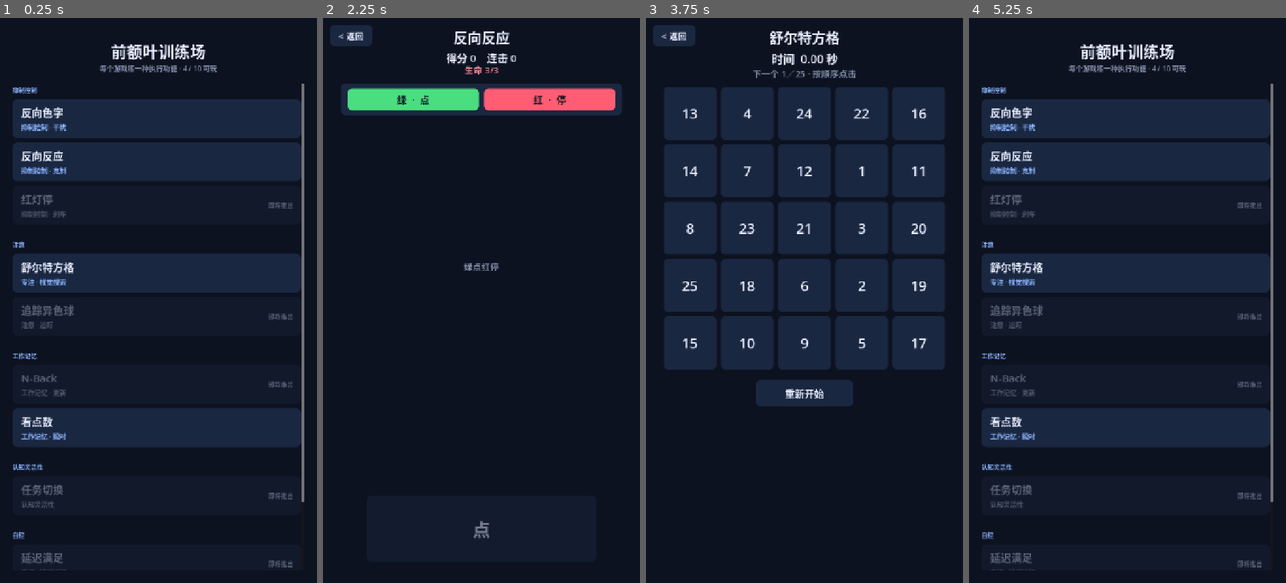
Above: before the commit, frames 1-4 (left to right).
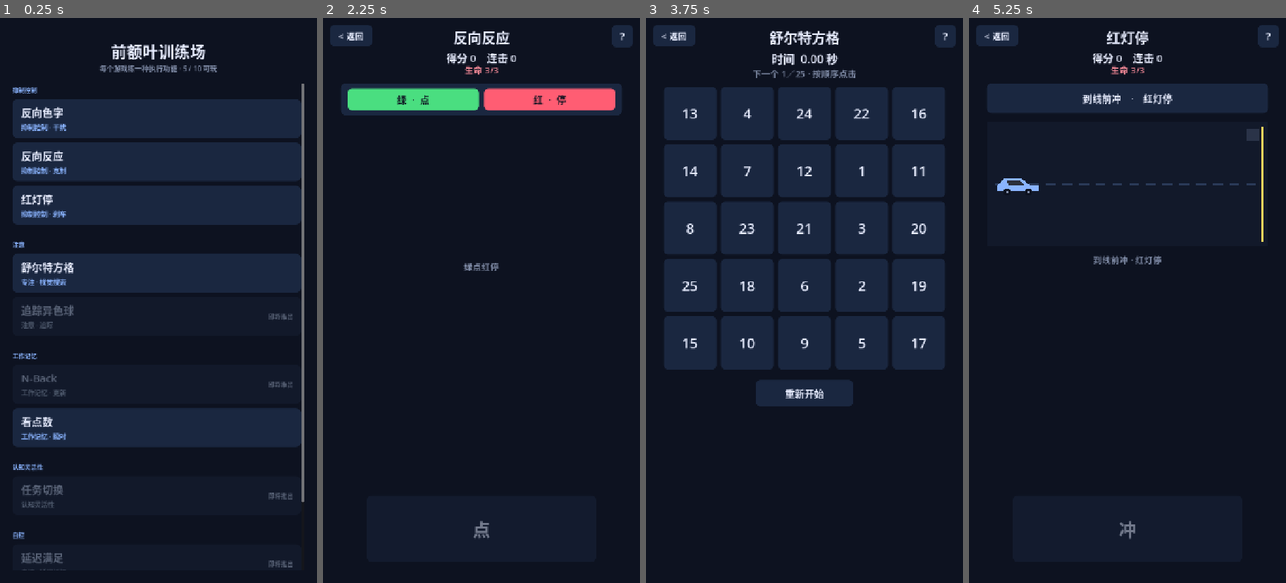
Above: after the commit, the same moments.

Repository: JeffGu98/PrefrontalCortexGame
Game: Godot game, scene res://scenes/Hub.tscn
Two runs of this game, one before a commit and one after it. Both use one fixed random seed, a clock stepped at 60 frames per second and the inputs below.
Inputs (mouse positions are in pixels of both pictures, inside the frame that each line leads up to):
- Up to frame 1 (0.25 s): no input
- Up to frame 2 (2.25 s): click (478, 119) at 0.52 s; click "< 返回" at 1.25 s; click (478, 159) at 2.02 s
- Up to frame 3 (3.75 s): click "< 返回" at 2.75 s; click (801, 272) at 3.52 s
- Up to frame 4 (5.25 s): click "< 返回" at 4.25 s; click (1124, 204) at 5.02 s

The runs differ from the first frame. In frame 1, 0.4% of the frame differs, in the area x 6-93%, y 8-36%; in frame 2, 0.3%; in frame 3, 0.3%; in frame 4, 22%, in the area x 2-98%, y 1-98%.

Commit message:
Add Stop-signal, in-game help, and always-conflict Stroop.
红灯停补齐抑制控制三件套；右上角问号暂停并展示玩法；反向色字不再出现字色一致的试次。

Diff:
--- /dev/null
+++ b/scenes/StopSignal.tscn
@@ -0,0 +1,6 @@
+[gd_scene load_steps=2 format=3]
+
+[ext_resource type="Script" path="res://scripts/StopSignal.gd" id="1_stopsignal"]
+
+[node name="StopSignal" type="Control"]
+script = ExtResource("1_stopsignal")
--- a/scripts/Dots.gd
+++ b/scripts/Dots.gd
@@ -47,6 +47,7 @@
 
 func _init() -> void:
 	title_text = "看点数"
+	help_text = "圆点会短暂闪过，消失后用底部键盘输入你看到的数量。\n完全正确得分最高；只差 1 个也有一半分。一局 60 秒。\n进场先有一秒准备。闪现时键盘会变淡，消失后再输入。"
 
 
 func _build_game() -> void:
--- a/scripts/GameBase.gd
+++ b/scripts/GameBase.gd
@@ -1,11 +1,15 @@
 extends Control
-## Shared scaffolding for every mini-game: dark background, back button, title.
+## Shared scaffolding for every mini-game: dark background, back, title, help.
 
 
 const HUB_SCENE := "res://scenes/Hub.tscn"
 const BG_COLOR := Color("#0d1220")
 
 var title_text := ""
+var help_text := ""
+
+var _help_overlay: Control
+var _help_open := false
 
 
 func _ready() -> void:
@@ -14,7 +18,9 @@
 	_build_back_button()
 	if title_text != "":
 		_build_title()
+	_build_help_button()
 	_build_game()
+	_build_help_overlay()
 
 
 func _build_background() -> void:
@@ -56,7 +62,119 @@
 	pass
 
 
+func _build_help_button() -> void:
+	if help_text == "":
+		return
+	var btn := Button.new()
+	btn.text = "?"
+	btn.focus_mode = Control.FOCUS_NONE
+	btn.process_mode = Node.PROCESS_MODE_ALWAYS
+	btn.z_index = 110
+	btn.set_anchors_and_offsets_preset(Control.PRESET_TOP_RIGHT)
+	btn.offset_left = -64
+	btn.offset_top = 16
+	btn.offset_right = -16
+	btn.offset_bottom = 64
+	btn.add_theme_font_size_override("font_size", 24)
+	btn.add_theme_color_override("font_color", Color("#e8edff"))
+	_style_button(btn, Color("#1a2740"))
+	btn.pressed.connect(_toggle_help)
+	add_child(btn)
+
+
+func _build_help_overlay() -> void:
+	if help_text == "":
+		return
+	_help_overlay = HelpLayer.new()
+	_help_overlay.visible = false
+	_help_overlay.process_mode = Node.PROCESS_MODE_ALWAYS
+	_help_overlay.z_index = 100
+	_help_overlay.set_anchors_and_offsets_preset(Control.PRESET_FULL_RECT)
+	_help_overlay.closed.connect(_hide_help)
+	add_child(_help_overlay)
+
+	var dim := ColorRect.new()
+	dim.color = Color(0, 0, 0, 0.62)
+	dim.set_anchors_and_offsets_preset(Control.PRESET_FULL_RECT)
+	dim.gui_input.connect(_on_help_dim_input)
+	_help_overlay.add_child(dim)
+
+	var card := Panel.new()
+	var style := StyleBoxFlat.new()
+	style.bg_color = Color("#1a2740")
+	style.set_corner_radius_all(14)
+	card.add_theme_stylebox_override("panel", style)
+	card.anchor_left = 0.08
+	card.anchor_right = 0.92
+	card.anchor_top = 0.22
+	card.anchor_bottom = 0.78
+	card.mouse_filter = Control.MOUSE_FILTER_STOP
+	_help_overlay.add_child(card)
+
+	var box := VBoxContainer.new()
+	box.set_anchors_and_offsets_preset(Control.PRESET_FULL_RECT)
+	box.offset_left = 28
+	box.offset_right = -28
+	box.offset_top = 24
+	box.offset_bottom = -24
+	box.add_theme_constant_override("separation", 16)
+	card.add_child(box)
+
+	var heading := _make_label("玩法", 28, Color("#e8edff"))
+	heading.horizontal_alignment = HORIZONTAL_ALIGNMENT_CENTER
+	box.add_child(heading)
+
+	if title_text != "":
+		var sub := _make_label(title_text, 16, Color("#8ab4ff"))
+		sub.horizontal_alignment = HORIZONTAL_ALIGNMENT_CENTER
+		box.add_child(sub)
+
+	var body := _make_label(help_text, 20, Color("#e8edff"))
+	body.autowrap_mode = TextServer.AUTOWRAP_WORD_SMART
+	body.size_flags_vertical = Control.SIZE_EXPAND_FILL
+	box.add_child(body)
+
+	var close_btn := Button.new()
+	close_btn.text = "知道了"
+	close_btn.custom_minimum_size = Vector2(0, 56)
+	close_btn.add_theme_font_size_override("font_size", 22)
+	close_btn.add_theme_color_override("font_color", Color("#0d1220"))
+	_style_button(close_btn, Color("#4ade80"))
+	close_btn.pressed.connect(_hide_help)
+	box.add_child(close_btn)
+
+
+func _toggle_help() -> void:
+	if _help_open:
+		_hide_help()
+	else:
+		_show_help()
+
+
+func _show_help() -> void:
+	if _help_overlay == null:
+		return
+	_help_open = true
+	_help_overlay.visible = true
+	_help_overlay.move_to_front()
+	get_tree().paused = true
+
+
+func _hide_help() -> void:
+	_help_open = false
+	if _help_overlay != null:
+		_help_overlay.visible = false
+	get_tree().paused = false
+
+
+func _on_help_dim_input(event: InputEvent) -> void:
+	var mouse := event as InputEventMouseButton
+	if mouse != null and mouse.pressed and mouse.button_index == MOUSE_BUTTON_LEFT:
+		_hide_help()
+
+
 func _go_back() -> void:
+	get_tree().paused = false
 	get_tree().change_scene_to_file(HUB_SCENE)
 
 
@@ -101,3 +219,15 @@
 	btn.pressed.connect(callback)
 	add_child(btn)
 	return btn
+
+
+class HelpLayer extends Control:
+	signal closed
+
+	func _input(event: InputEvent) -> void:
+		if not visible:
+			return
+		var key := event as InputEventKey
+		if key != null and key.pressed and not key.echo and key.keycode == KEY_ESCAPE:
+			closed.emit()
+			get_viewport().set_input_as_handled()
--- a/scripts/GoNoGo.gd
+++ b/scripts/GoNoGo.gd
@@ -45,6 +45,7 @@
 
 func _init() -> void:
 	title_text = "反向反应"
+	help_text = "圆出现之后再决定点不点。点圆或底部「点」都可以。\n默认：绿圆要点，红圆不要点。点中绿圆得 10 分，红圆忍住得 15 分。\n点了不该点的、或该点却没点，都扣一命。连对多次后规则会反转，看顶部色块上的「点 / 停」。"
 
 
 func _build_game() -> void:
--- a/scripts/Hub.gd
+++ b/scripts/Hub.gd
@@ -5,7 +5,7 @@
 const GAMES := [
 	{"title": "反向色字", "func": "抑制控制 · 干扰", "group": "抑制控制", "scene": "res://scenes/Stroop.tscn", "built": true},
 	{"title": "反向反应", "func": "抑制控制 · 克制", "group": "抑制控制", "scene": "res://scenes/GoNoGo.tscn", "built": true},
-	{"title": "红灯停", "func": "抑制控制 · 刹车", "group": "抑制控制", "scene": "", "built": false},
+	{"title": "红灯停", "func": "抑制控制 · 刹车", "group": "抑制控制", "scene": "res://scenes/StopSignal.tscn", "built": true},
 	{"title": "舒尔特方格", "func": "专注 · 视觉搜索", "group": "注意", "scene": "res://scenes/Schulte.tscn", "built": true},
 	{"title": "追踪异色球", "func": "注意 · 追踪", "group": "注意", "scene": "", "built": false},
 	{"title": "N-Back", "func": "工作记忆 · 更新", "group": "工作记忆", "scene": "", "built": false},
--- a/scripts/Schulte.gd
+++ b/scripts/Schulte.gd
@@ -30,6 +30,7 @@
 
 func _init() -> void:
 	title_text = "舒尔特方格"
+	help_text = "5×5 格子里随机排着 1 到 25。从 1 开始按顺序点，越快越好。\n点错会闪红并计入失误，但不用从头来。\n第一次点击开始计时，点完 25 看用时。"
 
 
 func _build_game() -> void:
--- /dev/null
+++ b/scripts/StopSignal.gd
@@ -0,0 +1,442 @@
+extends "res://scripts/GameBase.gd"
+## 红灯停 Stop-signal：车在开，到线前要冲；中途亮红灯就必须急刹。
+
+
+const LIVES := 3
+const READY_TIME := 1.0
+const GAP_MIN := 0.55
+const GAP_MAX := 0.9
+const FEEDBACK_TIME := 0.45
+const TRAVEL_MIN := 1.2
+const TRAVEL_MAX := 2.0
+const STOP_RATIO := 0.25
+const STOP_AT_MIN := 0.4
+const STOP_AT_MAX := 0.7
+const STOP_HOLD := 0.5
+const MAX_GO_STREAK := 4
+const SCORE_GO := 10
+const SCORE_STOP := 20
+const BEST_PATH := "user://stopsignal_best.cfg"
+const CAR_SIZE := Vector2(110, 52)
+
+enum Phase { READY, GAP, DRIVE, FEEDBACK, OVER }
+
+var phase := Phase.READY
+var phase_left := 0.0
+var score := 0
+var lives := LIVES
+var streak := 0
+var best_score := 0
+var consecutive_go := 0
+var last_was_stop := false
+
+var is_stop := false
+var stop_at := 0.55
+var travel_time := 1.5
+var drive_elapsed := 0.0
+var red_on := false
+var red_elapsed := 0.0
+var progress := 0.0
+
+var score_label: Label
+var lives_label: Label
+var hint_label: Label
+var rule_label: Label
+var track: TrackView
+var car: CarView
+var light: ColorRect
+var tap_btn: Button
+var restart_button: Button
+
+
+func _init() -> void:
+	title_text = "红灯停"
+	help_text = "小车从左开向右边的终点线。到线之前点「冲」（或点赛道）。\n大多数时候要冲过去。若中途突然亮红灯，必须立刻停手。\n冲过终点得 10 分；红灯亮后忍住得 20 分。红灯时还冲、或绿灯没冲，都扣命。"
+
+
+func _build_game() -> void:
+	_load_best()
+	_build_hud()
+	_build_rule()
+	_build_track()
+	_build_tap()
+	_layout_board()
+	_start_round()
+
+
+func _build_hud() -> void:
+	score_label = _make_label("", 24, Color("#e8edff"))
+	score_label.horizontal_alignment = HORIZONTAL_ALIGNMENT_CENTER
+	score_label.set_anchors_and_offsets_preset(Control.PRESET_TOP_WIDE)
+	score_label.offset_top = 72
+	score_label.offset_bottom = 100
+	add_child(score_label)
+
+	lives_label = _make_label("", 20, Color("#ff8f9d"))
+	lives_label.horizontal_alignment = HORIZONTAL_ALIGNMENT_CENTER
+	lives_label.set_anchors_and_offsets_preset(Control.PRESET_TOP_WIDE)
+	lives_label.offset_top = 102
+	lives_label.offset_bottom = 128
+	add_child(lives_label)
+
+	hint_label = _make_label("", 20, Color("#7f8ba6"))
+	hint_label.horizontal_alignment = HORIZONTAL_ALIGNMENT_CENTER
+	hint_label.set_anchors_and_offsets_preset(Control.PRESET_TOP_WIDE)
+	add_child(hint_label)
+
+
+func _build_rule() -> void:
+	var panel := Panel.new()
+	var style := StyleBoxFlat.new()
+	style.bg_color = Color("#1a2740")
+	style.set_corner_radius_all(12)
+	panel.add_theme_stylebox_override("panel", style)
+	panel.set_anchors_and_offsets_preset(Control.PRESET_TOP_WIDE)
+	panel.offset_left = 40
+	panel.offset_right = -40
+	panel.offset_top = 148
+	panel.offset_bottom = 216
+	add_child(panel)
+	rule_label = _make_label("到线前冲　·　红灯停", 22, Color("#e8edff"))
+	rule_label.horizontal_alignment = HORIZONTAL_ALIGNMENT_CENTER
+	rule_label.vertical_alignment = VERTICAL_ALIGNMENT_CENTER
+	rule_label.set_anchors_and_offsets_preset(Control.PRESET_FULL_RECT)
+	panel.add_child(rule_label)
+
+
+func _build_track() -> void:
+	track = TrackView.new()
+	track.gui_input.connect(_on_track_gui_input)
+	add_child(track)
+
+	light = ColorRect.new()
+	light.mouse_filter = Control.MOUSE_FILTER_IGNORE
+	light.color = Color("#2a3348")
+	track.add_child(light)
+
+	car = CarView.new()
+	car.mouse_filter = Control.MOUSE_FILTER_IGNORE
+	car.custom_minimum_size = CAR_SIZE
+	car.size = CAR_SIZE
+	track.add_child(car)
+
+
+func _build_tap() -> void:
+	tap_btn = Button.new()
+	tap_btn.text = "冲"
+	tap_btn.focus_mode = Control.FOCUS_NONE
+	tap_btn.add_theme_font_size_override("font_size", 40)
+	tap_btn.add_theme_color_override("font_color", Color("#e8edff"))
+	_style_button(tap_btn, Color("#1a2740"))
+	tap_btn.pressed.connect(_on_tap)
+	add_child(tap_btn)
+
+
+func _notification(what: int) -> void:
+	if what == NOTIFICATION_RESIZED and tap_btn != null:
+		_layout_board()
+		_place_car()
+
+
+func _layout_board() -> void:
+	var vp := get_viewport_rect().size
+	var tap_w := minf(520.0, vp.x - 80.0)
+	var tap_h := 150.0
+	tap_btn.position = Vector2((vp.x - tap_w) / 2.0, vp.y - 48.0 - tap_h)
+	tap_btn.size = Vector2(tap_w, tap_h)
+	tap_btn.custom_minimum_size = Vector2(tap_w, tap_h)
+	tap_btn.pivot_offset = Vector2(tap_w, tap_h) * 0.5
+
+	var track_y := 236.0
+	var track_h := clampf(tap_btn.position.y - track_y - 88.0, 160.0, 280.0)
+	track.position = Vector2(40, track_y)
+	track.size = Vector2(vp.x - 80.0, track_h)
+	track.queue_redraw()
+
+	var lamp := 28.0
+	light.size = Vector2(lamp, lamp)
+	light.position = Vector2(track.size.x - 22.0 - lamp, 16.0)
+
+	var hint_y := track.position.y + track_h + 16.0
+	hint_label.offset_top = hint_y
+	hint_label.offset_bottom = hint_y + 40.0
+	_place_car()
+
+
+func _start_round() -> void:
+	score = 0
+	lives = LIVES
+	streak = 0
+	consecutive_go = 0
+	last_was_stop = false
+	phase = Phase.READY
+	phase_left = READY_TIME
+	red_on = false
+	progress = 0.0
+	car.fill = Color("#8ab4ff")
+	car.queue_redraw()
+	_set_light(false)
+	if restart_button != null:
+		restart_button.queue_free()
+		restart_button = null
+	var ready := "到线前冲 · 红灯停"
+	if best_score > 0:
+		ready += " · 最佳 %d" % best_score
+	_set_hint(ready, Color("#7f8ba6"))
+	_place_car()
+	_update_hud()
+
+
+func _begin_gap() -> void:
+	if phase == Phase.OVER:
+		return
+	phase = Phase.GAP
+	phase_left = randf_range(GAP_MIN, GAP_MAX)
+	red_on = false
+	progress = 0.0
+	car.fill = Color("#8ab4ff")
+	car.queue_redraw()
+	car.position.x = 16.0
+	_set_light(false)
+	tap_btn.scale = Vector2.ONE
+	_update_hud()
+
+
+func _begin_drive() -> void:
+	if phase == Phase.OVER:
+		return
+	_pick_trial()
+	travel_time = randf_range(TRAVEL_MIN, TRAVEL_MAX)
+	stop_at = randf_range(STOP_AT_MIN, STOP_AT_MAX)
+	drive_elapsed = 0.0
+	red_elapsed = 0.0
+	red_on = false
+	progress = 0.0
+	car.fill = Color("#8ab4ff")
+	car.queue_redraw()
+	_set_light(false)
+	phase = Phase.DRIVE
+	_set_hint("冲过终点线", Color("#7f8ba6"))
+	_place_car()
+	_update_hud()
+
+
+func _pick_trial() -> void:
+	if consecutive_go >= MAX_GO_STREAK:
+		is_stop = true
+		consecutive_go = 0
+	elif last_was_stop:
+		is_stop = false
+		consecutive_go += 1
+	else:
+		is_stop = randf() < STOP_RATIO
+		consecutive_go = 0 if is_stop else consecutive_go + 1
+	last_was_stop = is_stop
+
+
+func _place_car() -> void:
+	if track == null or car == null:
+		return
+	var y := (track.size.y - CAR_SIZE.y) / 2.0 + 6.0
+	var x_max := track.size.x - 16.0 - CAR_SIZE.x
+	car.position = Vector2(lerpf(16.0, maxf(x_max, 16.0), clampf(progress, 0.0, 1.0)), y)
+	car.size = CAR_SIZE
+
+
+func _set_light(on: bool) -> void:
+	if light == null:
+		return
+	light.color = Color("#ff5d73") if on else Color("#2a3348")
+
+
+func _trigger_red() -> void:
+	red_on = true
+	red_elapsed = 0.0
+	_set_light(true)
+	_set_hint("红灯！", Color("#ff5d73"))
+	light.modulate = Color(1.4, 1.4, 1.4)
+	var tw := create_tween()
+	tw.tween_property(light, "modulate", Color.WHITE, 0.2)
+
+
+func _on_track_gui_input(event: InputEvent) -> void:
+	var mouse := event as InputEventMouseButton
+	if mouse != null and mouse.pressed and mouse.button_index == MOUSE_BUTTON_LEFT:
+		_on_tap()
+
+
+func _on_tap() -> void:
+	if phase != Phase.DRIVE:
+		return
+	if red_on:
+		_miss("没刹住")
+	else:
+		_succeed(SCORE_GO, "冲过")
+
+
+func _succeed(points: int, reason: String) -> void:
+	if phase != Phase.DRIVE:
+		return
+	streak += 1
+	score += points
+	phase = Phase.FEEDBACK
+	phase_left = FEEDBACK_TIME
+	if red_on:
+		progress = clampf(progress, 0.0, 0.92)
+		car.fill = Color("#ffd75d")
+	else:
+		progress = 1.0
+		car.fill = Color("#4ade80")
+	car.queue_redraw()
+	_place_car()
+	_set_hint("%s  +%d" % [reason, points], Color("#4ade80"))
+	_update_hud()
+
+
+func _miss(reason: String) -> void:
+	if phase != Phase.DRIVE:
+		return
+	streak = 0
+	lives -= 1
+	phase = Phase.FEEDBACK
+	phase_left = FEEDBACK_TIME
+	car.fill = Color("#ff5d73")
+	car.queue_redraw()
+	var origin_x := car.position.x
+	var tw := create_tween()
+	tw.tween_property(car, "position:x", origin_x + 10.0, 0.05)
+	tw.tween_property(car, "position:x", origin_x - 10.0, 0.05)
+	tw.tween_property(car, "position:x", origin_x, 0.05)
+	_set_hint(reason, Color("#ff5d73"))
+	_update_hud()
+	if lives <= 0:
+		_end_game()
+
+
+func _process(delta: float) -> void:
+	if phase == Phase.OVER:
+		return
+	if phase == Phase.DRIVE:
+		drive_elapsed += delta
+		progress = clampf(drive_elapsed / travel_time, 0.0, 1.0)
+		if is_stop and not red_on and progress >= stop_at:
+			_trigger_red()
+		if red_on:
+			red_elapsed += delta
+			if red_elapsed >= STOP_HOLD:
+				_succeed(SCORE_STOP, "刹住了")
+				return
+		_place_car()
+		var itch := 1.0 + 0.05 * progress + 0.04 * sin(drive_elapsed * 10.0)
+		tap_btn.scale = Vector2(itch, itch)
+		if progress >= 1.0:
+			if red_on:
+				_succeed(SCORE_STOP, "刹住了")
+			else:
+				_miss("没冲出去")
+		_update_hud()
+		return
+	phase_left -= delta
+	tap_btn.scale = Vector2.ONE
+	if phase_left > 0.0:
+		_update_hud()
+		return
+	if phase == Phase.READY or phase == Phase.GAP:
+		_begin_drive()
+	elif phase == Phase.FEEDBACK:
+		_begin_gap()
+
+
+func _unhandled_input(event: InputEvent) -> void:
+	if phase != Phase.DRIVE:
+		return
+	var key_event := event as InputEventKey
+	if key_event == null or not key_event.pressed or key_event.echo:
+		return
+	if key_event.keycode == KEY_SPACE or key_event.keycode == KEY_ENTER or key_event.keycode == KEY_KP_ENTER:
+		_on_tap()
+
+
+func _update_hud() -> void:
+	score_label.text = "得分 %d　连击 %d" % [score, streak]
+	lives_label.text = "生命 %d/%d" % [lives, LIVES]
+	if tap_btn != null:
+		tap_btn.modulate = Color.WHITE if phase == Phase.DRIVE else Color(1, 1, 1, 0.45)
+
+
+func _set_hint(text: String, color: Color) -> void:
+	hint_label.text = text
+	hint_label.add_theme_color_override("font_color", color)
+
+
+func _end_game() -> void:
+	phase = Phase.OVER
+	tap_btn.scale = Vector2.ONE
+	tap_btn.modulate = Color(1, 1, 1, 0.45)
+	var is_best := score > best_score
+	if is_best:
+		best_score = score
+		_save_best()
+	var suffix := " · 新纪录！" if is_best else ""
+	if best_score > 0 and not is_best:
+		suffix = " · 最佳 %d" % best_score
+	_set_hint("结束 · 得分 %d%s" % [score, suffix], Color("#ffd75d"))
+	_update_hud()
+	if restart_button == null:
+		restart_button = _make_restart_button(_restart, tap_btn.position.y - 84.0)
+
+
+func _restart() -> void:
+	_start_round()
+
+
+func _load_best() -> void:
+	var config := ConfigFile.new()
+	if config.load(BEST_PATH) == OK:
+		best_score = int(config.get_value("best", "score", 0))
+
+
+func _save_best() -> void:
+	var config := ConfigFile.new()
+	config.set_value("best", "score", best_score)
+	config.save(BEST_PATH)
+
+
+class TrackView extends Control:
+	func _draw() -> void:
+		draw_rect(Rect2(Vector2.ZERO, size), Color("#12192a"), true)
+		var y := size.y * 0.5
+		var x := 20.0
+		while x < size.x - 36.0:
+			draw_rect(Rect2(x, y - 2.0, 22.0, 4.0), Color("#2a3a58"), true)
+			x += 38.0
+		draw_rect(Rect2(size.x - 16.0, 10.0, 6.0, size.y - 20.0), Color("#ffd75d"), true)
+
+
+class CarView extends Control:
+	var fill := Color("#8ab4ff")
+
+	func _draw() -> void:
+		var w := size.x
+		var h := size.y
+		var body := PackedVector2Array([
+			Vector2(w * 0.06, h * 0.46),
+			Vector2(w * 0.22, h * 0.16),
+			Vector2(w * 0.58, h * 0.16),
+			Vector2(w * 0.76, h * 0.46),
+			Vector2(w * 0.94, h * 0.46),
+			Vector2(w * 0.94, h * 0.70),
+			Vector2(w * 0.06, h * 0.70),
+		])
+		draw_colored_polygon(body, fill)
+		var cabin := PackedVector2Array([
+			Vector2(w * 0.28, h * 0.22),
+			Vector2(w * 0.54, h * 0.22),
+			Vector2(w * 0.66, h * 0.46),
+			Vector2(w * 0.30, h * 0.46),
+		])
+		draw_colored_polygon(cabin, Color("#0d1220").lightened(0.12))
+		draw_circle(Vector2(w * 0.28, h * 0.74), h * 0.16, Color("#0d1220"))
+		draw_circle(Vector2(w * 0.72, h * 0.74), h * 0.16, Color("#0d1220"))
+		draw_circle(Vector2(w * 0.28, h * 0.74), h * 0.07, Color("#7f8ba6"))
+		draw_circle(Vector2(w * 0.72, h * 0.74), h * 0.07, Color("#7f8ba6"))
--- a/scripts/Stroop.gd
+++ b/scripts/Stroop.gd
@@ -21,7 +21,6 @@
 var streak := 0
 var best_streak := 0
 var best_score := 0
-var conflict_ratio := 0.3
 var trial_time_left := TRIAL_TIME
 var correct_color := ""
 var game_over := false
@@ -39,6 +38,7 @@
 
 func _init() -> void:
 	title_text = "反向色字"
+	help_text = "中央出现一个颜色字，字的意思和字体颜色一定不同。\n点下面四个按钮里「字体颜色」对应的那个，不要看字写的是什么。\n每题 2 秒。点错或超时扣一命，三条命用完本局结束。"
 
 
 func _build_game() -> void:
@@ -148,10 +148,8 @@
 	_set_hint(HINT_IDLE, Color("#7f8ba6"))
 
 	var ink_idx := randi() % COLORS.size()
-	var word_idx := ink_idx
-	if randf() < conflict_ratio:
-		var offset := randi() % (COLORS.size() - 1) + 1
-		word_idx = (ink_idx + offset) % COLORS.size()
+	var offset := randi() % (COLORS.size() - 1) + 1
+	var word_idx := (ink_idx + offset) % COLORS.size()
 
 	word_label.text = COLORS[word_idx]["name"]
 	word_label.add_theme_color_override("font_color", COLORS[ink_idx]["color"])
@@ -167,7 +165,6 @@
 		streak += 1
 		best_streak = maxi(best_streak, streak)
 		score += 10 + time_bonus + mini(streak, 10) * 2
-		conflict_ratio = minf(0.65, conflict_ratio + 0.03)
 		_set_hint("+%d" % (10 + time_bonus + mini(streak, 10) * 2), Color("#4ade80"))
 		word_label.modulate = Color("#4ade80")
 		_update_hud()
@@ -259,7 +256,6 @@
 	lives = LIVES
 	streak = 0
 	best_streak = 0
-	conflict_ratio = 0.3
 	game_over = false
 	waiting = false
 	if restart_button != null:
Not shown, added: scripts/GoNoGo.gd.uid
Not shown, changed: docs/design.md
